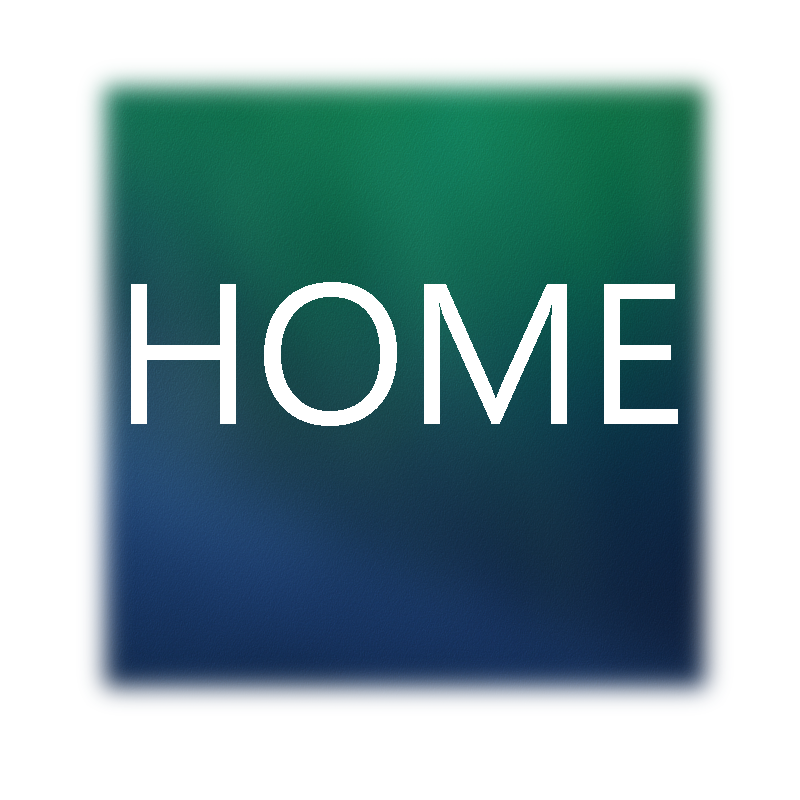
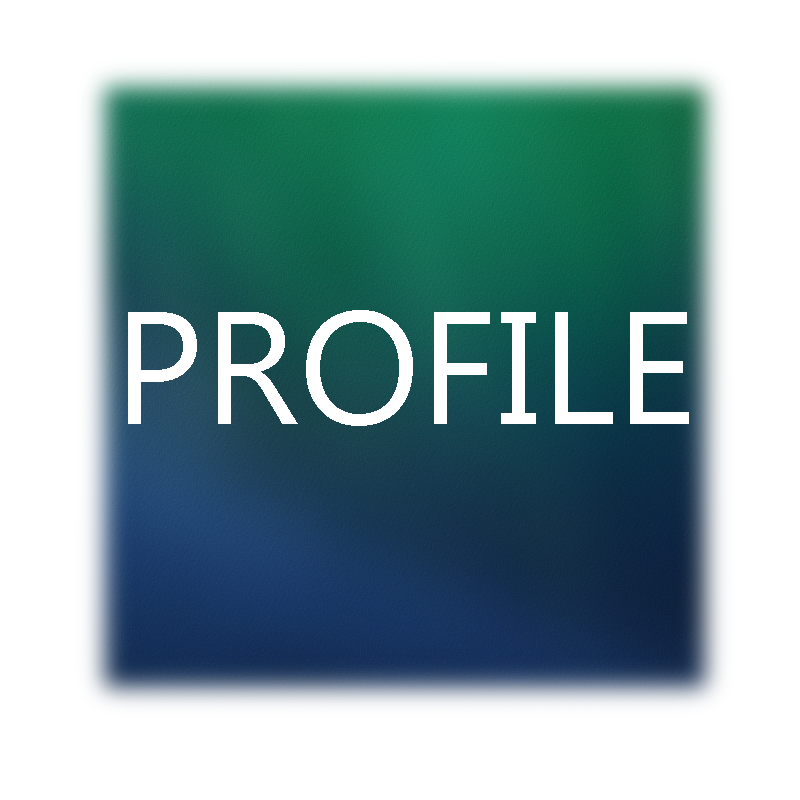
Comparing the layer stacks of the two 800px x 800px images. Changes:
renamed "HOME" to "PROFILE", painted on it over [128, 282, 689, 426]
